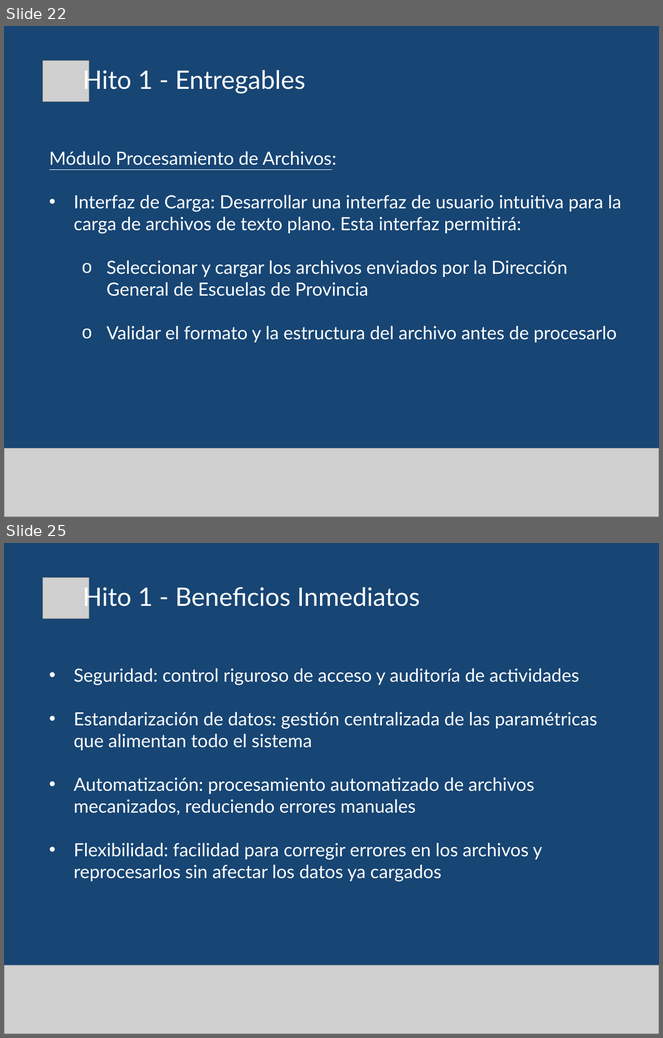
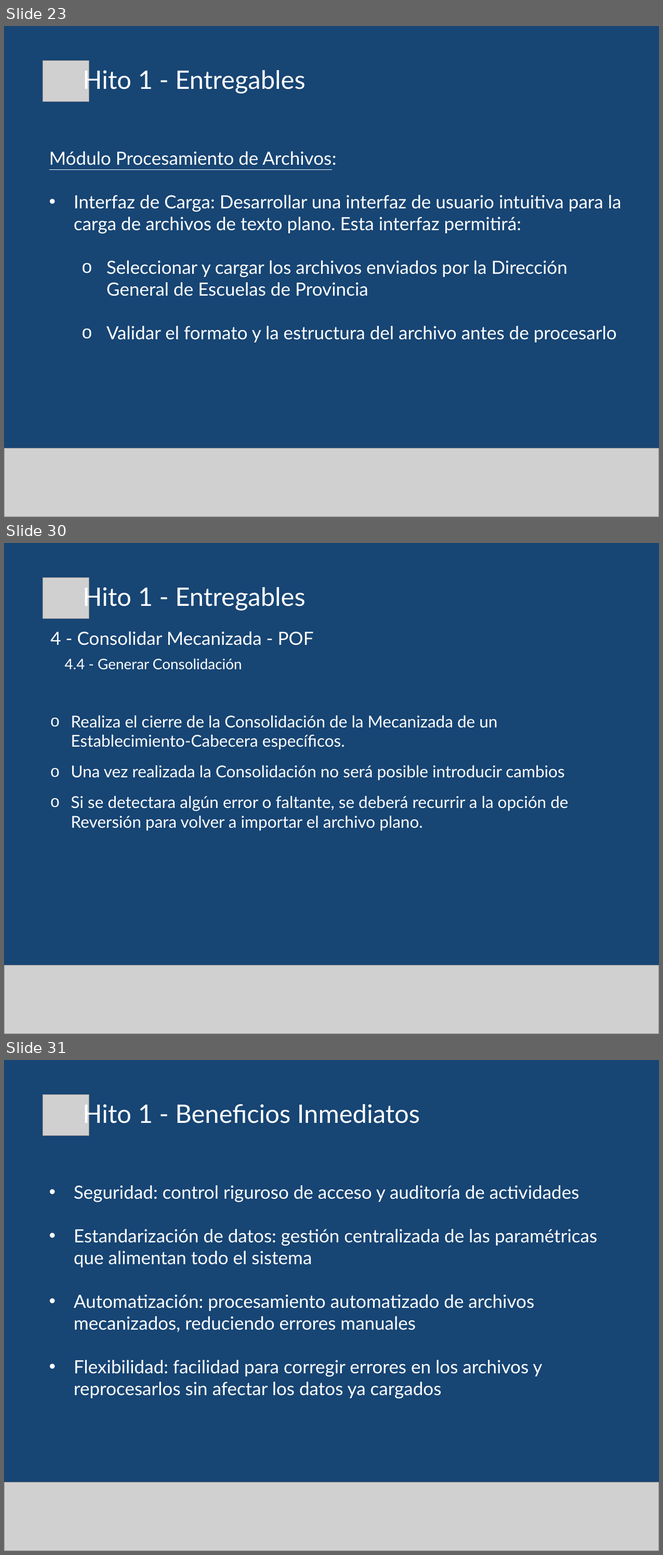
Before and after one commit to gabulopezmdq-ui/Eventia, a slide deck: Documentacion/DocumentacionProyecto/Presentaciones/MEC_Hito1.pptx. Shown one above the other, each under a label of ours: slides 22 and 25 before the commit, slides 23, 30 and 31 after it; the slides between them are not shown. The pictures are 663x1038 and 663x1555 pixels, drawn with LibreOffice and Linux fonts; fonts in the diff are those of the drawing; grey boxes stand for pictures. Boxes give left, top, right and bottom in pixels: in the first picture for what was removed or moved away, otherwise in the second. Text is boxed around its words. In the diff, an @@ line names an element or a change of style, - is before the commit and + after.

```diff
--- a/Documentacion/DocumentacionProyecto/Presentaciones/MEC_Hito1.pptx
+++ b/Documentacion/DocumentacionProyecto/Presentaciones/MEC_Hito1.pptx
@@ slide 30 added at (4,543,659,1034), background #174574 @@
@@ picture added at (42,578,89,619) @@
@@ text added at (83,584,305,611), 28 pt, text #FFFFFF @@
+Hito 1 - Entregables
@@ text added at (50,631,314,645), 20 pt, text #FFFFFF @@
+4 - Consolidar Mecanizada - POF
@@ text added at (65,658,242,670), 16 pt, text #FFFFFF @@
+4.4 - Generar Consolidación
@@ text added at (71,715,568,831), 18 pt, text #FFFFFF @@
+o Realiza el cierre de la Consolidación de la Mecanizada de un Establecimiento-Cabecera específicos.
+o Una vez realizada la Consolidación no será posible introducir cambios
+o Si se detectara algún error o faltante, se deberá recurrir a la opción de Reversión para volver a importar el archivo plano.
@@ picture added at (4,966,659,1034) @@
@@ what was slide 22 is now slide 23 @@
@@ what was slide 25 is now slide 31 @@
```
Also in this commit, not shown: 14 slides changed, 6 other slides added, 1 slide removed, 9 other files.
